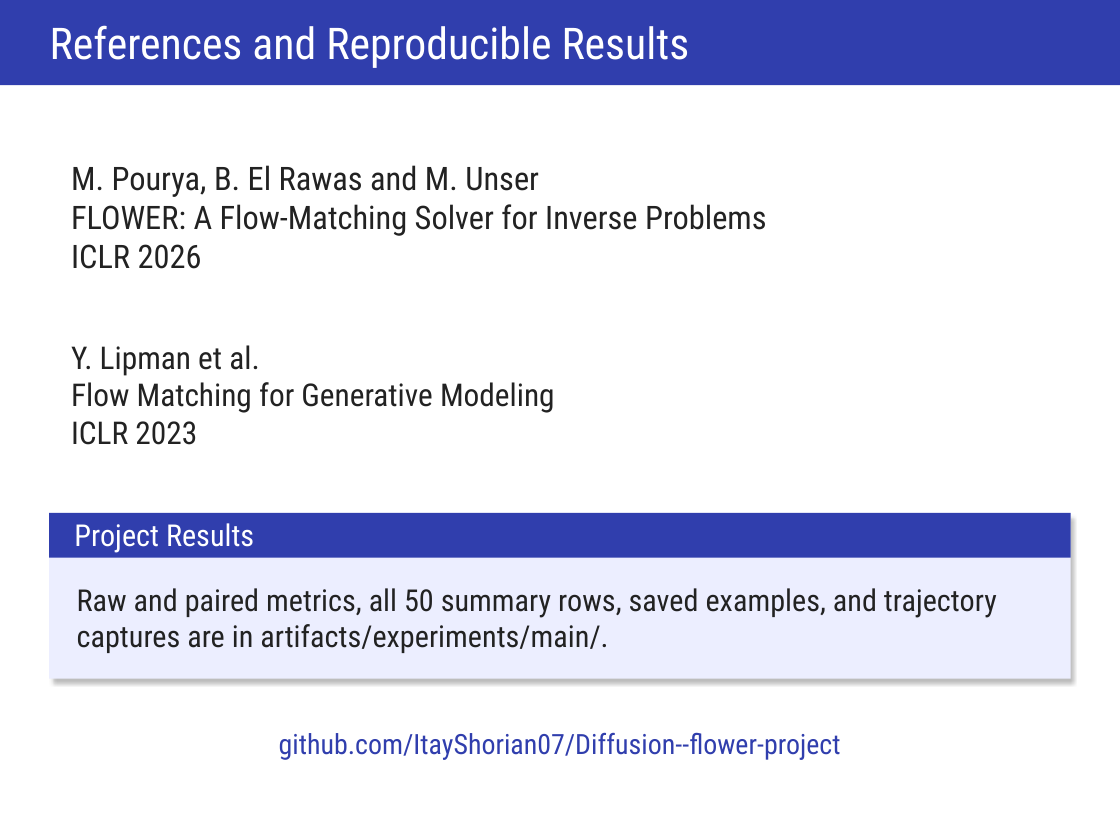
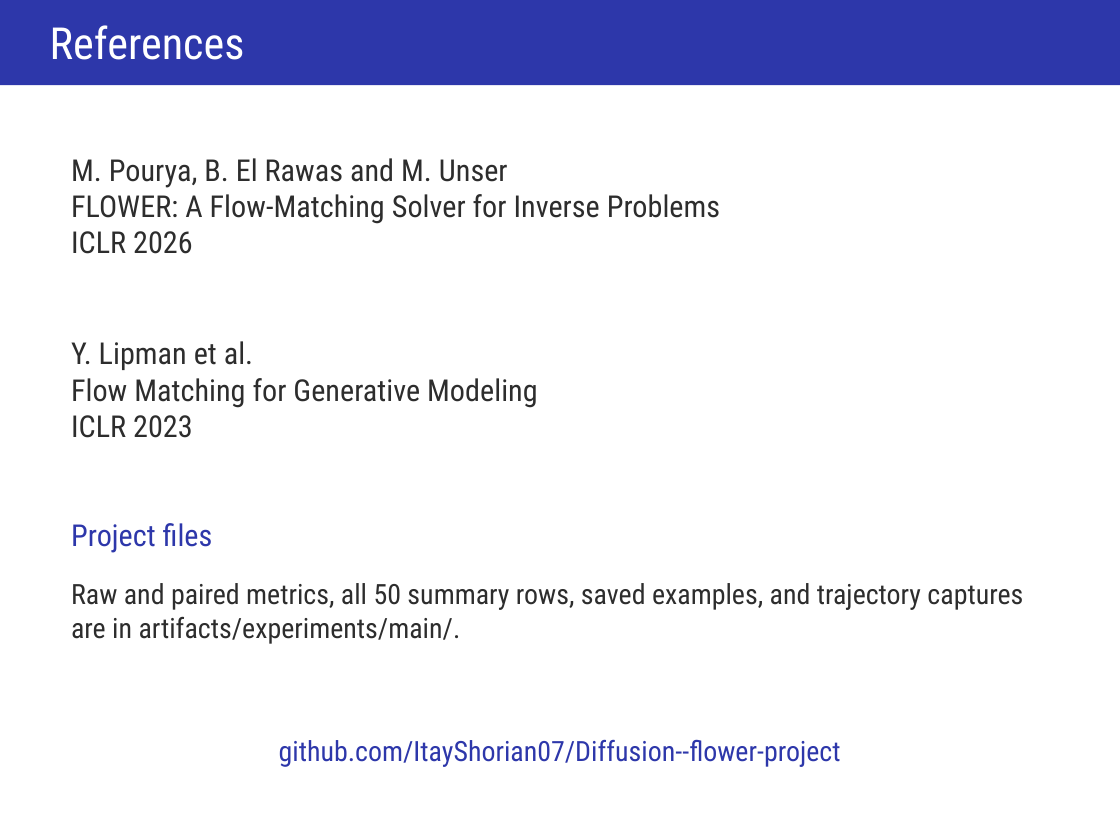
Before and after one commit to ItayShorian07/Diffusion--flower-project, a slide deck: slide 20 of artifacts/presentation/FLOWER- Presentation.pptx. Drawn at 1120x840 pixels with LibreOffice and Linux fonts; fonts in the diff are those of the drawing. Boxes give left, top, right and bottom in pixels: in the first picture for what was removed or moved away, otherwise in the second. Text is boxed around its words. In the diff, an @@ line names an element or a change of style, - is before the commit and + after.

```diff
--- a/artifacts/presentation/FLOWER- Presentation.pptx
+++ b/artifacts/presentation/FLOWER- Presentation.pptx
@@ rectangle at [0,0,1120,85]: fill #303EAD to #2D37AA @@
@@ text at [50,25,245,60]: text changed; size 29.2 to 29.6 pt @@
-References and Reproducible Results
+References
@@ text "M. Pourya, B. El Rawas ..." at [71,158,720,254]: size 21.8 to 20.2 pt, text colour #222222 to #2D2D2D; vertical alignment middle to top @@
@@ text "Y. Lipman et al." at [71,341,538,438]: size 21 to 20.2 pt, text colour #222222 to #2D2D2D; vertical alignment middle to top @@
@@ rectangle removed at [49,513,1071,678] @@
@@ rectangle removed at [49,513,1071,558] @@
@@ text at [71,523,213,553]: text changed; text colour #FFFFFF to #2D37AA @@
-Project Results
+Project files
@@ text "Raw and paired metrics, all ..." at [71,583,1023,644]: size 20.2 to 18.8 pt, text colour #222222 to #2D2D2D; vertical alignment middle to top @@
@@ text "github.com/ItayShorian07/Diffusion--flower-project": place and size @@
-text "github.com/ItayShorian07/Diffusion--flower-project" at [279,732,841,760]
+text "github.com/ItayShorian07/Diffusion--flower-project" at [279,739,841,767]
@@ text "github.com/ItayShorian07/Diffusion--flower-project" at [279,739,841,767]: text colour #303EAD to #2D37AA @@
```
Also in this commit, not shown: 19 other slides changed, 2 other files.
